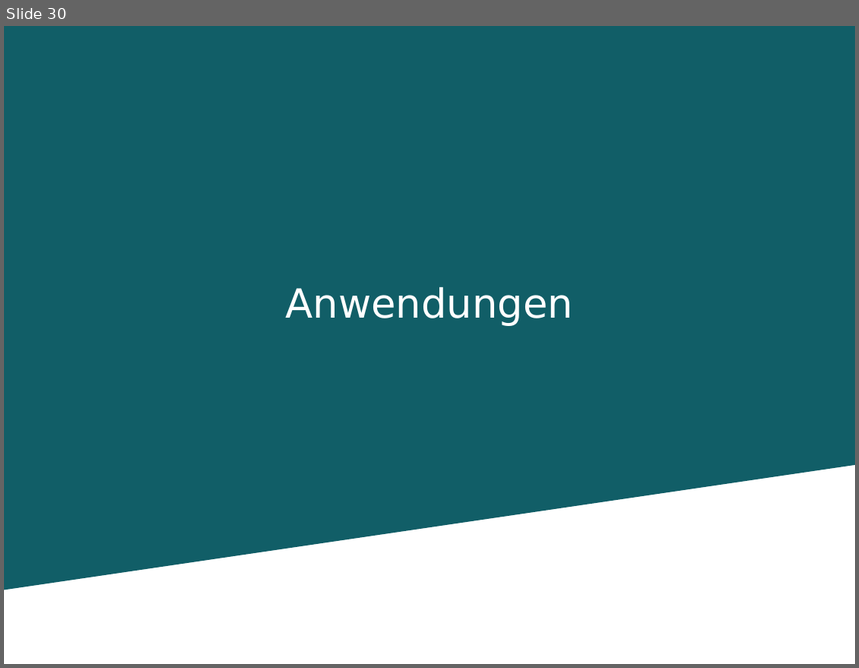
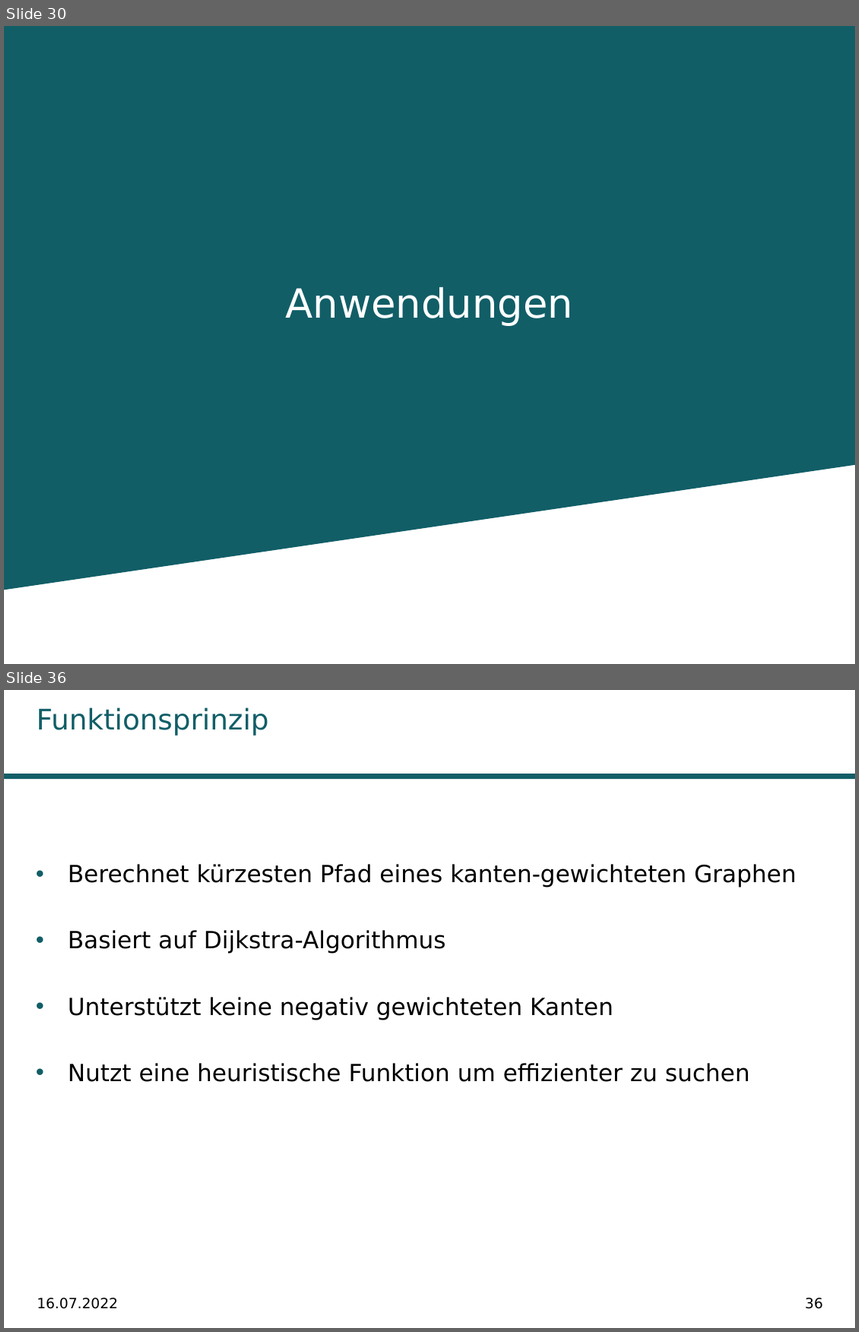
Before and after one commit to Kage0x3B/wissenschaftliches-arbeiten-praesentation, a slide deck: Präsentation Pfadplanungsalgorithmen.pptx. Shown one above the other, each under a label of ours: slide 30 before the commit, slides 30 and 36 after it; the slides between them are not shown. The pictures are 859x668 and 859x1332 pixels, drawn with LibreOffice and Linux fonts; fonts in the diff are those of the drawing; background and template pictures are left out. Boxes give left, top, right and bottom in pixels: in the first picture for what was removed or moved away, otherwise in the second. Text is boxed around its words. In the diff, an @@ line names an element or a change of style, - is before the commit and + after.

```diff
--- a/Präsentation Pfadplanungsalgorithmen.pptx
+++ b/Präsentation Pfadplanungsalgorithmen.pptx
@@ slide 36 added at [4,690,855,1328], background #FFFFFF @@
@@ title added at [37,707,269,735], 24 pt, text #115E67 @@
+Funktionsprinzip
@@ rectangle added at [4,774,855,778], fill #115E67 @@
@@ text added at [68,864,796,1082], 20 pt, text #000000 @@
+• Berechnet kürzesten Pfad eines kanten-gewichteten Graphen
+• Basiert auf Dijkstra-Algorithmus
+• Unterstützt keine negativ gewichteten Kanten
+• Nutzt eine heuristische Funktion um effizienter zu suchen
@@ text added at [37,1298,118,1309], 12 pt, text #000000 @@
+16.07.2022
@@ page number added at [805,1298,823,1309], 12 pt, text #000000 @@
+36
```
Also in this commit, not shown: 27 slides changed, 12 other slides added, 3 other files.
